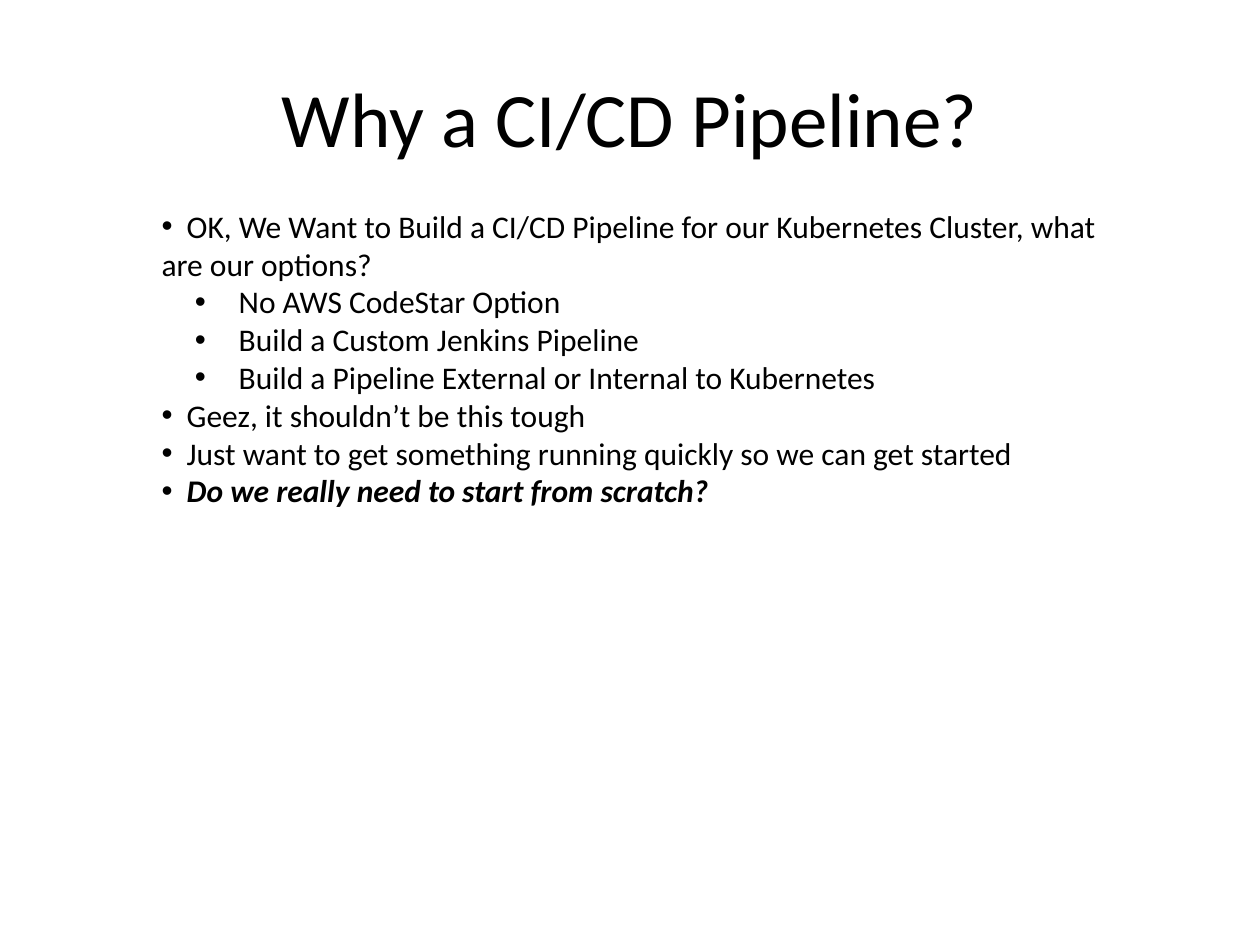
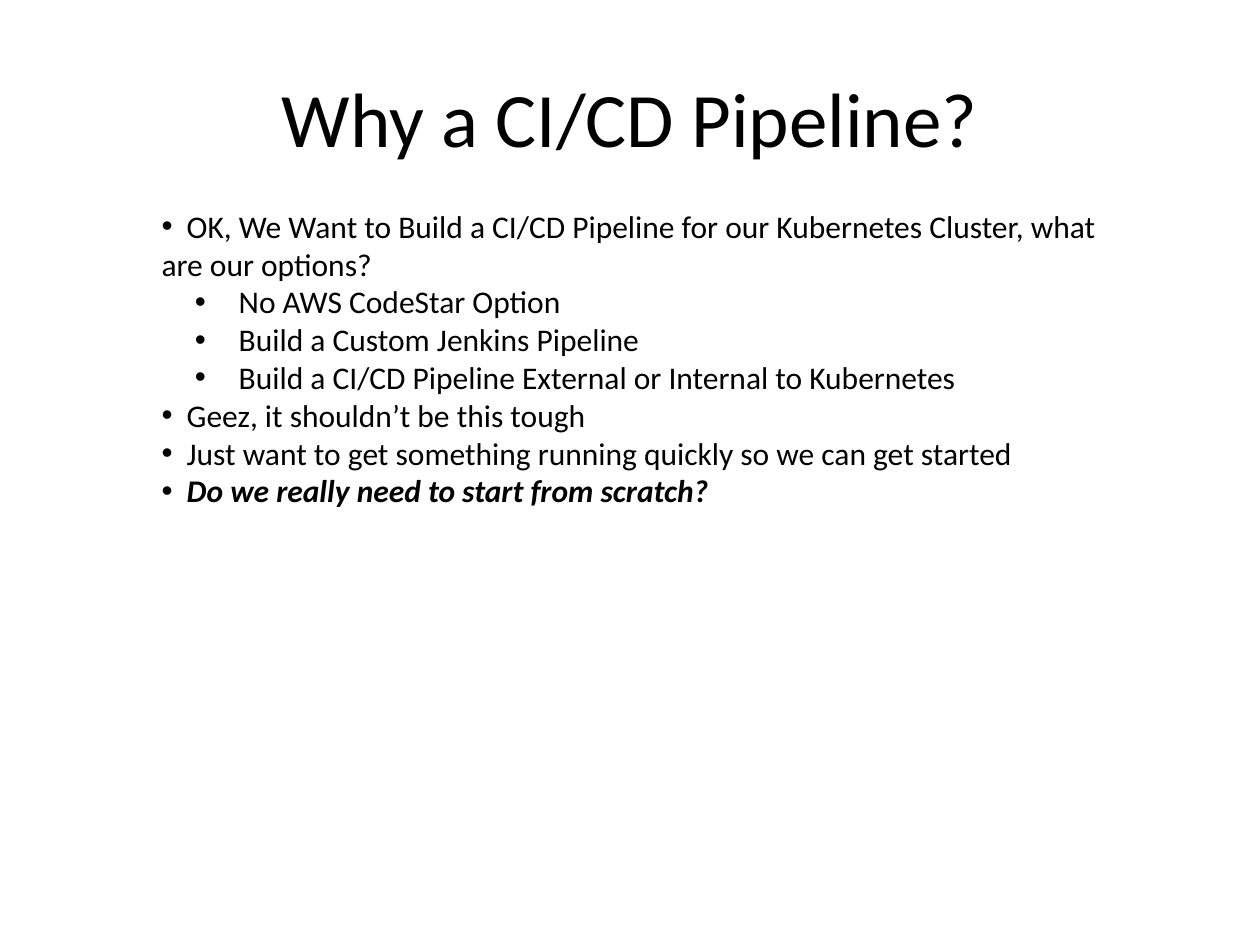
Before and after one commit to kskalvar/aws-eks-pipeline-quickstart, a slide deck: slide 5 of slides/AWS-Public-Summit-EKS-Pipeline-QuickStart.pptx. Drawn at 1260x945 pixels with LibreOffice and Linux fonts; fonts in the diff are those of the drawing; background and template pictures are left out. Boxes give left, top, right and bottom in pixels: in the first picture for what was removed or moved away, otherwise in the second. Text is boxed around its words. In the diff, an @@ line names an element or a change of style, - is before the commit and + after.

```diff
--- a/slides/AWS-Public-Summit-EKS-Pipeline-QuickStart.pptx
+++ b/slides/AWS-Public-Summit-EKS-Pipeline-QuickStart.pptx
@@ text at box(239, 367, 955, 394): text changed @@
-  • Build a Pipeline External or Internal to Kubernetes
+  • Build a CI/CD Pipeline External or Internal to Kubernetes
```
Also in this commit, not shown: 2 other slides changed.
